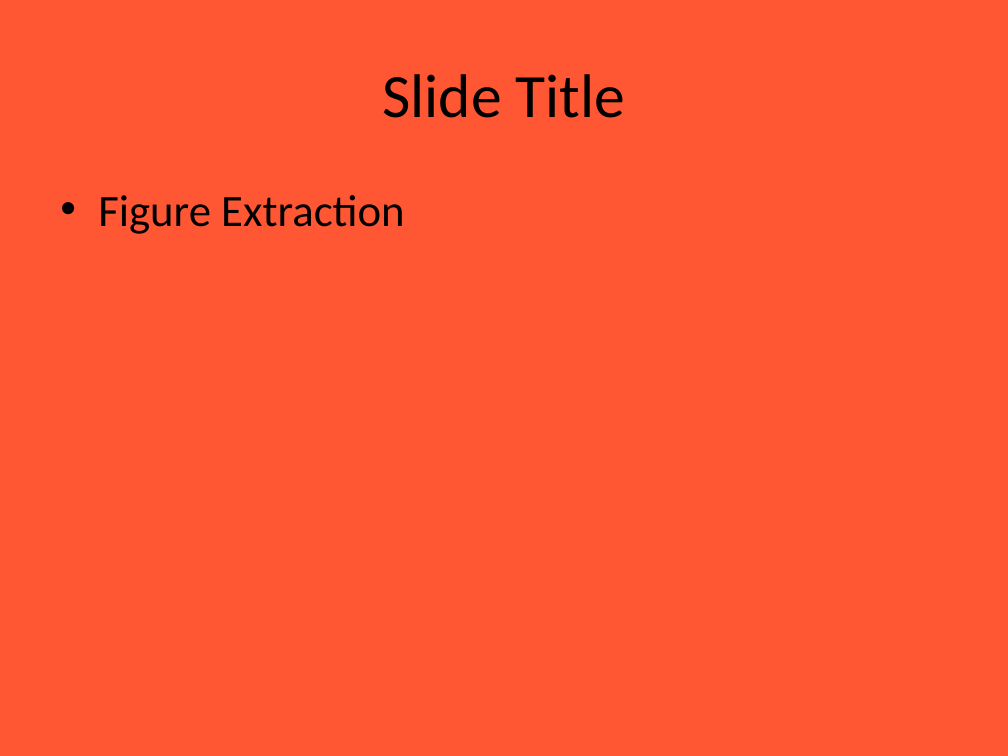
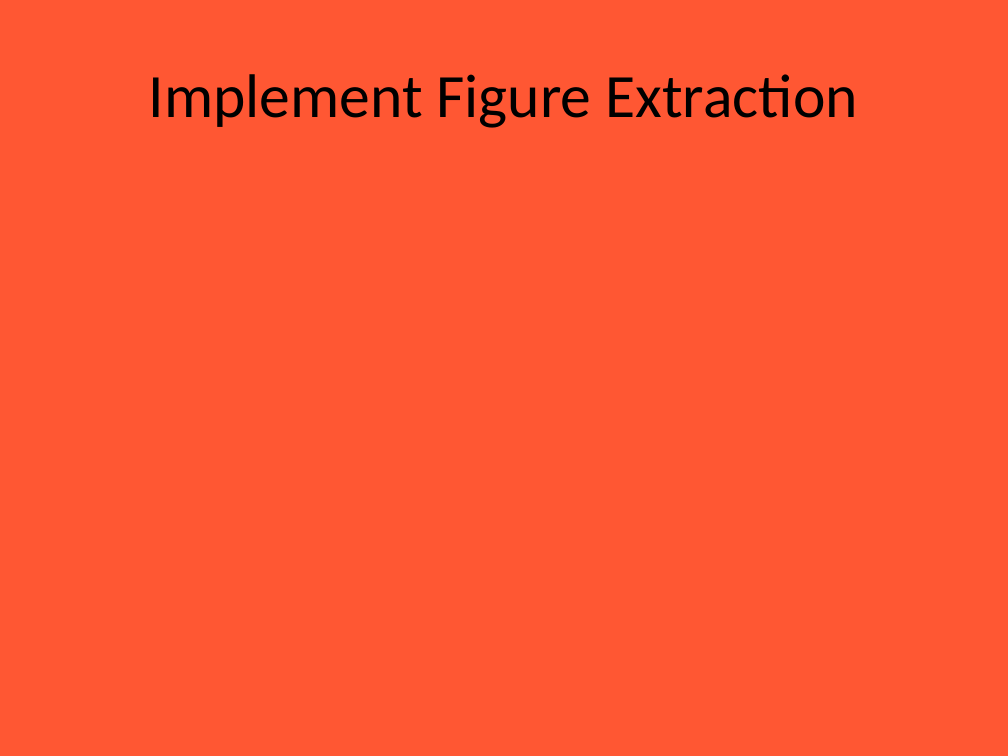
Before and after one commit to Chanyen20/slideCraft, a slide deck: slide 4 of server/uploads/SmartSlideGen.pptx (slide 17 before the commit). Drawn at 1008x756 pixels with LibreOffice and Linux fonts; fonts in the diff are those of the drawing. Boxes give left, top, right and bottom in pixels: in the first picture for what was removed or moved away, otherwise in the second. Text is boxed around its words. In the diff, an @@ line names an element or a change of style, - is before the commit and + after.

```diff
--- a/server/uploads/SmartSlideGen.pptx
+++ b/server/uploads/SmartSlideGen.pptx
@@ title at box(149, 74, 857, 128): text changed @@
-Slide Title
+Implement Figure Extraction
@@ text removed at box(98, 195, 405, 234) @@
-• Figure Extraction
```
Also in this commit, not shown: 1 other slide changed, 4 slides added, 40 slides removed, 2 other files.
